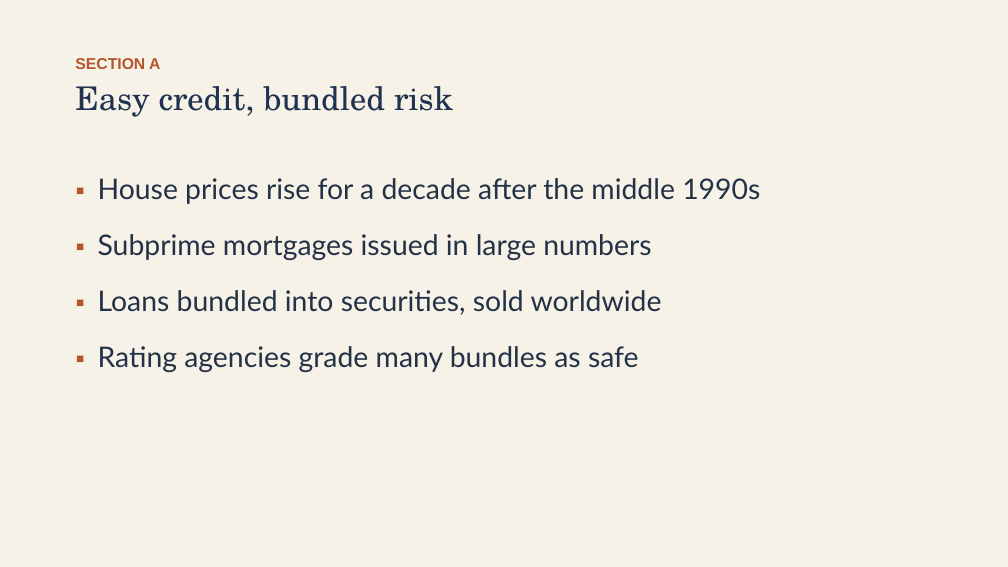
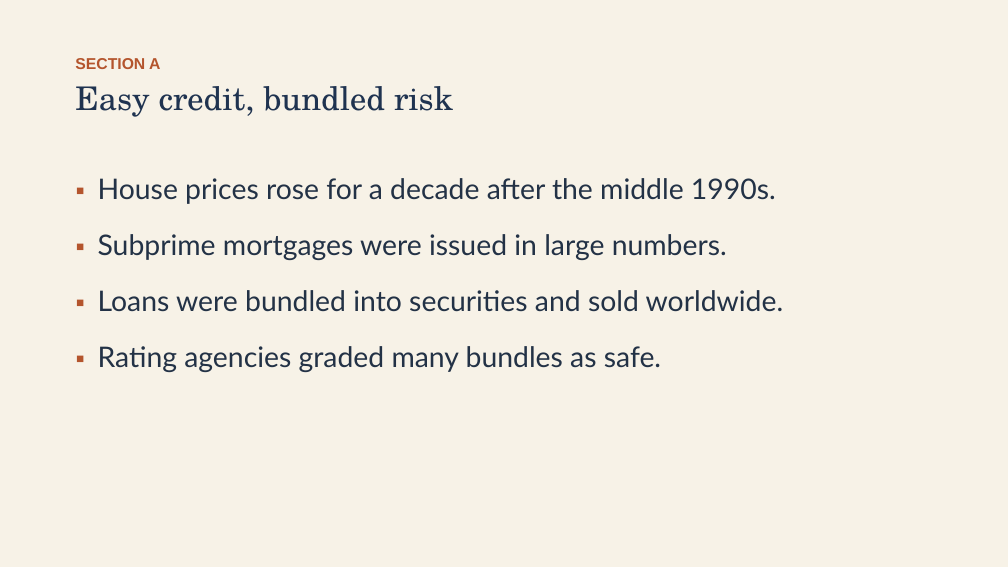
Before and after one commit to ab17gthb/humanities-curriculum-group, a slide deck: slide 5 of modern-america/lesson-07/lesson-07-slides.pptx. Drawn at 1008x567 pixels with LibreOffice and Linux fonts; fonts in the diff are those of the drawing. Boxes give left, top, right and bottom in pixels: in the first picture for what was removed or moved away, otherwise in the second. Text is boxed around its words. In the diff, an @@ line names an element or a change of style, - is before the commit and + after.

Commit message:
Rollout: Modern America L7 reworked and live (The Great Recession and Its Long Aftermath)

```diff
--- a/modern-america/lesson-07/lesson-07-slides.pptx
+++ b/modern-america/lesson-07/lesson-07-slides.pptx
@@ text at (98,178,784,372): text changed @@
-▪ House prices rise for a decade after the middle 1990s
-▪ Subprime mortgages issued in large numbers
-▪ Loans bundled into securities, sold worldwide
-▪ Rating agencies grade many bundles as safe
+▪ House prices rose for a decade after the middle 1990s.
+▪ Subprime mortgages were issued in large numbers.
+▪ Loans were bundled into securities and sold worldwide.
+▪ Rating agencies graded many bundles as safe.
```
Also in this commit, not shown: 9 other slides changed, 6 other files.
